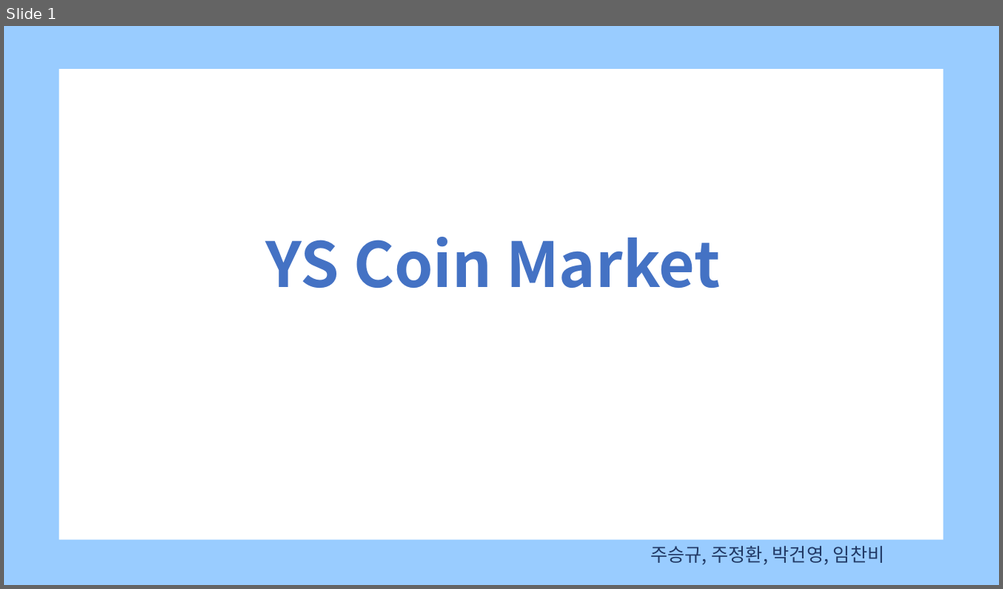
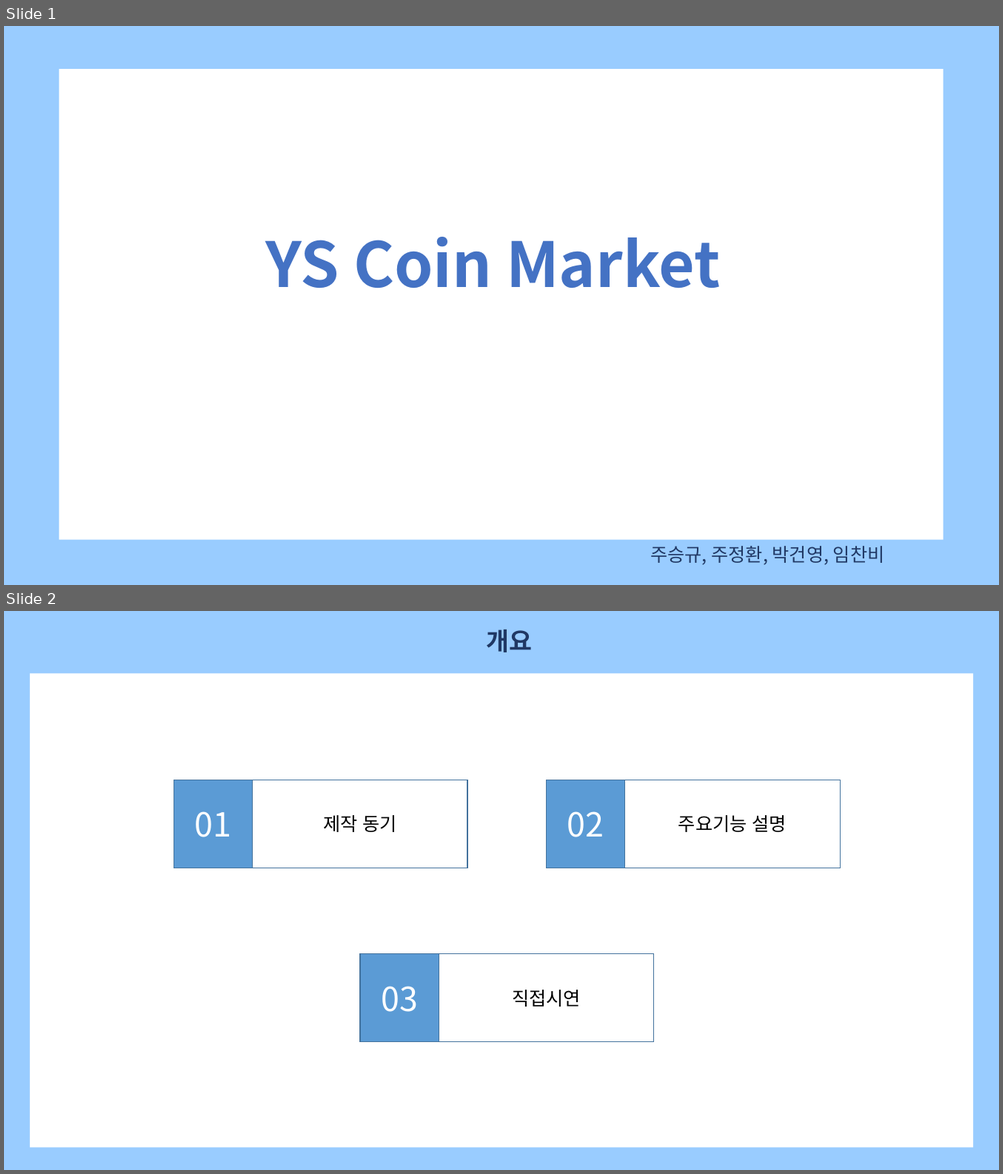
Before and after one commit to JuSeungKyu/ysCoinMarket, a slide deck: 템플릿PPT/YSCOIN_TYPE2.pptx. Shown one above the other, each under a label of ours: slide 1 before the commit, slides 1 and 2 after it. The pictures are 1003x589 and 1003x1174 pixels, drawn with LibreOffice and Linux fonts; fonts in the diff are those of the drawing. Boxes give left, top, right and bottom in pixels: in the first picture for what was removed or moved away, otherwise in the second. Text is boxed around its words. In the diff, an @@ line names an element or a change of style, - is before the commit and + after.

```diff
--- a/템플릿PPT/YSCOIN_TYPE2.pptx
+++ b/템플릿PPT/YSCOIN_TYPE2.pptx
@@ slide 2 added at (x1=4, y1=611, x2=999, y2=1170), background #99CCFF @@
@@ text added at (x1=486, y1=629, x2=532, y2=652), 24 pt, text #203864, bold @@
+개요
@@ rectangle added at (x1=30, y1=674, x2=973, y2=1148), fill #FFFFFF @@
@@ rectangle added at (x1=174, y1=780, x2=253, y2=869), fill #5B9BD5, outline #43739E 1 pt, 32 pt, text #FFFFFF @@
+01
@@ rectangle added at (x1=253, y1=780, x2=467, y2=869), fill #FFFFFF, outline #43739E 1 pt, 18 pt, text #000000 @@
+제작 동기
@@ rectangle added at (x1=546, y1=780, x2=625, y2=869), fill #5B9BD5, outline #43739E 1 pt, 32 pt, text #FFFFFF @@
+02
@@ rectangle added at (x1=625, y1=780, x2=839, y2=869), fill #FFFFFF, outline #43739E 1 pt, 18 pt, text #000000 @@
+주요기능 설명
@@ rectangle added at (x1=344, y1=896, x2=659, y2=925), fill #FFFFFF @@
@@ rectangle added at (x1=360, y1=954, x2=438, y2=1042), fill #5B9BD5, outline #43739E 1 pt, 32 pt, text #FFFFFF @@
+03
@@ rectangle added at (x1=439, y1=954, x2=654, y2=1042), fill #FFFFFF, outline #43739E 1 pt, 18 pt, text #000000 @@
+직접시연
```
Also in this commit, not shown: 2 other slides added, 7 slides removed, 3 other files.
